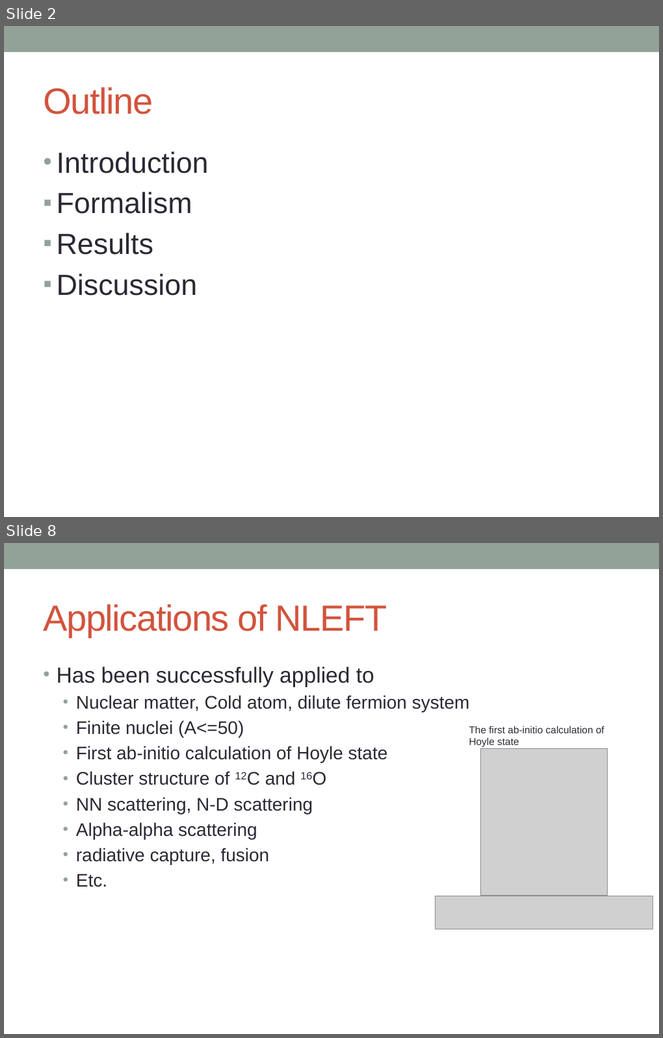
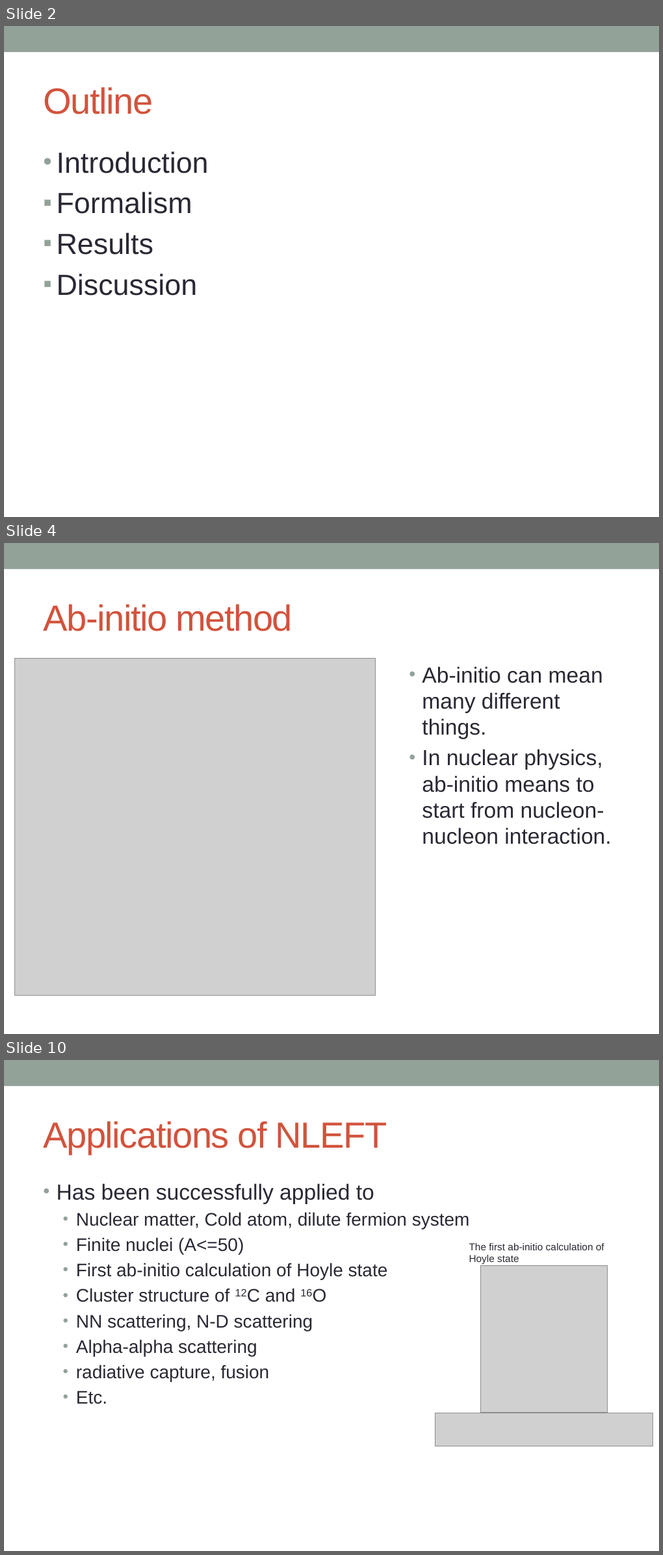
Before and after one commit to alphacentaury-github/NPSS2020, a slide deck: 20200928_송영호_연세대.pptx. Shown one above the other, each under a label of ours: slides 2 and 8 before the commit, slides 2, 4 and 10 after it; the slides between them are not shown. The pictures are 663x1038 and 663x1555 pixels, drawn with LibreOffice and Linux fonts; fonts in the diff are those of the drawing; grey boxes stand for pictures. Boxes give left, top, right and bottom in pixels: in the first picture for what was removed or moved away, otherwise in the second. Text is boxed around its words. In the diff, an @@ line names an element or a change of style, - is before the commit and + after.

```diff
--- a/20200928_송영호_연세대.pptx
+++ b/20200928_송영호_연세대.pptx
@@ slide 4 added at (4,543,659,1034), background #FFFFFF; not listed: 1 template element that a slide beside it also shows @@
@@ title added at (43,604,293,631), 40 pt, text #D2533C @@
+Ab-initio method
@@ picture added at (15,658,376,996) @@
@@ text added at (422,667,611,845), 24 pt, text #292934 @@
+• Ab-initio can mean many different things.
+• In nuclear physics, ab-initio means to start from nucleon-nucleon interaction.
@@ what was slide 8 is now slide 10 @@
```
Also in this commit, not shown: 6 slides changed, 13 other slides added, 2 slides removed.
